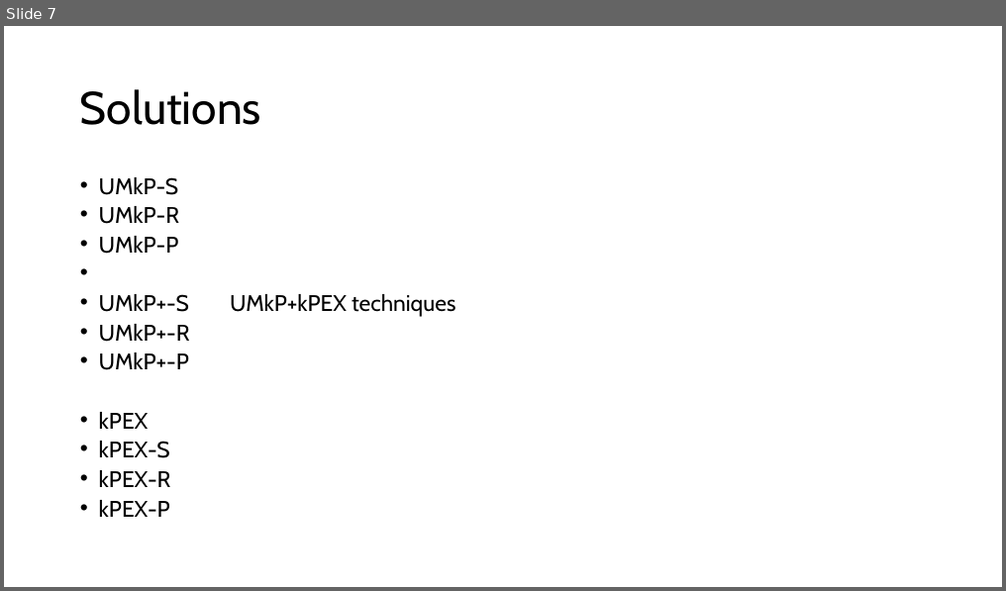
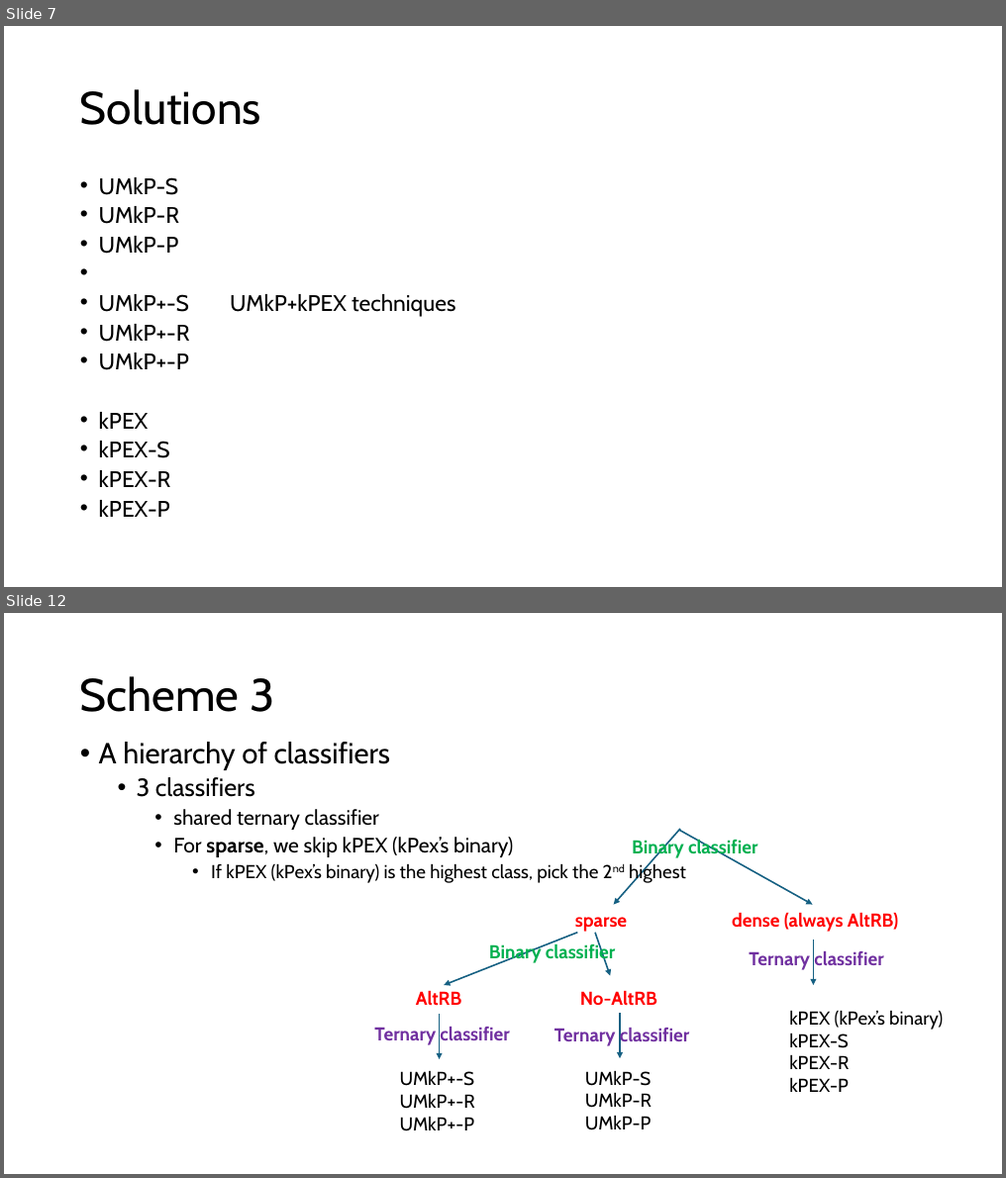
Before and after one commit to akhlaqueak/kplex-ML, a slide deck: results explorations.pptx. Shown one above the other, each under a label of ours: slide 7 before the commit, slides 7 and 12 after it; the slides between them are not shown. The pictures are 1006x591 and 1006x1178 pixels, drawn with LibreOffice and Linux fonts; fonts in the diff are those of the drawing. Boxes give left, top, right and bottom in pixels: in the first picture for what was removed or moved away, otherwise in the second. Text is boxed around its words. In the diff, an @@ line names an element or a change of style, - is before the commit and + after.

```diff
--- a/results explorations.pptx
+++ b/results explorations.pptx
@@ slide 12 added at box(4, 613, 1002, 1174), background #FFFFFF @@
@@ title added at box(80, 676, 274, 712), 44 pt, text #000000 @@
+Scheme 3
@@ text added at box(99, 742, 686, 883), 20 pt, text #000000 @@
+• A hierarchy of classifiers
+  • 3 classifiers
+    • shared ternary classifier
+    • For sparse, we skip kPEX (kPex’s binary)
+      • If kPEX (kPex’s binary) is the highest class, pick the 2nd highest
@@ arrow added from (680, 829) to (614, 905), #156082 1.5 pt @@
@@ text added at box(632, 839, 757, 860), 18 pt, text #00B050, bold @@
+Binary classifier
@@ arrow added from (679, 830) to (813, 905), #156082 1.5 pt @@
@@ arrow added from (577, 933) to (445, 985), #156082 1.5 pt @@
@@ text added at box(575, 917, 627, 932), 18 pt, text #FF0000, bold @@
+sparse
@@ arrow added from (595, 933) to (611, 976), #156082 1.5 pt @@
@@ text added at box(732, 912, 898, 932), 18 pt, text #FF0000, bold @@
+dense (always AltRB)
@@ text added at box(489, 943, 615, 963), 18 pt, text #00B050, bold @@
+Binary classifier
@@ text added at box(748, 952, 883, 970), 18 pt, text #7030A0, bold @@
+Ternary classifier
@@ arrow added from (813, 940) to (813, 985), #156082 1.5 pt @@
@@ text added at box(416, 990, 461, 1006), 18 pt, text #FF0000, bold @@
+AltRB
@@ text added at box(580, 990, 657, 1006), 18 pt, text #FF0000, bold @@
+No-AltRB
@@ text added at box(374, 1027, 509, 1046), 18 pt, text #7030A0, bold @@
+Ternary classifier
@@ arrow added from (439, 1014) to (439, 1059), #156082 1.5 pt @@
@@ text added at box(554, 1026, 689, 1047), 18 pt, text #7030A0, bold @@
+Ternary classifier
@@ arrow added from (620, 1014) to (620, 1059), #156082 1.5 pt @@
@@ text added at box(789, 1010, 943, 1092), 18 pt, text #000000 @@
+kPEX (kPex’s binary)
+kPEX-S
+kPEX-R
+kPEX-P
@@ text added at box(400, 1071, 475, 1132), 18 pt, text #000000 @@
+UMkP+-S
+UMkP+-R
+UMkP+-P
@@ text added at box(585, 1070, 651, 1131), 18 pt, text #000000 @@
+UMkP-S
+UMkP-R
+UMkP-P
```
Also in this commit, not shown: 4 other slides added, 17 other files.
